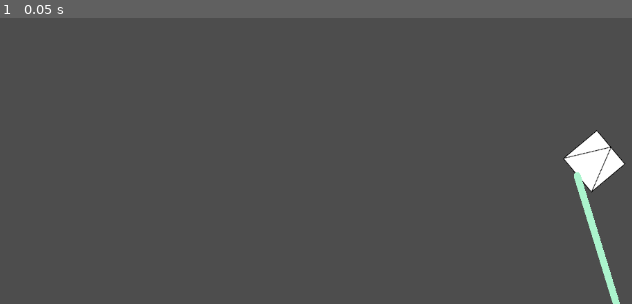
Above: before the commit, frame 1.
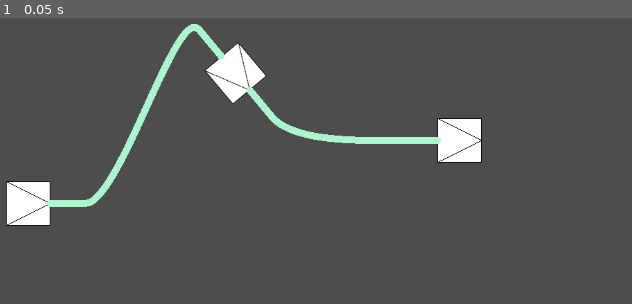
Above: after the commit, the same moment.

Repository: Vakrim/poszynach
Game: Godot game, scene res://main.tscn
Two runs of this game, one before a commit and one after it. Both use one fixed random seed, a clock stepped at 60 frames per second and the inputs below.
Inputs:
- Up to frame 1 (0.05 s): no input

The runs differ from the first frame. In frame 1, 6.9% of the frame differs, in the area x 0-99%, y 2-100%.

Commit message:
add stations line

Diff:
--- a/connection.gd
+++ b/connection.gd
@@ -1,5 +1,5 @@
 @tool
-extends Line2D
+extends Path2D
 
 @export var start_station: Station:
 	set(new_station):
@@ -11,11 +11,31 @@
 		end_station = new_station
 		update_connection()
 
+@export var station_entrance_length: float = 50:
+	set(new_length):
+		station_entrance_length = new_length
+		update_connection()
+
 func update_connection() -> void:
-	print("connection!")
-	if start_station && end_station:
-		self.set_points(PackedVector2Array([start_station.get_end().global_position, end_station.get_start().global_position]))
+	if !start_station || !end_station:
+		return
+
+	curve.clear_points()
+
+	var start_station_step = Vector2.from_angle(start_station.rotation) * station_entrance_length
+
+	curve.add_point(start_station.get_end().global_position)
+
+	curve.add_point(start_station.get_end().global_position + start_station_step, Vector2.ZERO, start_station_step)
+
+	var end_station_step = Vector2.from_angle(end_station.rotation + PI) * station_entrance_length
+
+	curve.add_point(end_station.get_start().global_position + end_station_step, end_station_step, Vector2.ZERO)
+
+	curve.add_point(end_station.get_start().global_position)
+
+	if $ConnectionLine:
+		$ConnectionLine.points = curve.get_baked_points()
 
 func _ready() -> void:
-	print("ready!")
 	update_connection()
--- /dev/null
+++ b/connection.tscn
@@ -0,0 +1,14 @@
+[gd_scene load_steps=3 format=3 uid="uid://c1rx5iwr0xdrm"]
+
+[ext_resource type="Script" path="res://connection.gd" id="1_k720t"]
+
+[sub_resource type="Curve2D" id="Curve2D_jakmb"]
+
+[node name="Connection" type="Path2D"]
+curve = SubResource("Curve2D_jakmb")
+script = ExtResource("1_k720t")
+
+[node name="ConnectionLine" type="Line2D" parent="."]
+default_color = Color(0.672263, 0.957242, 0.802406, 1)
+begin_cap_mode = 2
+end_cap_mode = 2
--- a/main.tscn
+++ b/main.tscn
@@ -1,22 +1,24 @@
 [gd_scene load_steps=3 format=3 uid="uid://dw1lfjjy50q3f"]
 
 [ext_resource type="PackedScene" uid="uid://big6vb18w4rqm" path="res://station.tscn" id="1_o7if4"]
-[ext_resource type="Script" path="res://connection.gd" id="2_2kolx"]
+[ext_resource type="PackedScene" uid="uid://c1rx5iwr0xdrm" path="res://connection.tscn" id="2_au8oa"]
 
 [node name="Node2D" type="Node2D"]
 
 [node name="Station" parent="." instance=ExtResource("1_o7if4")]
-position = Vector2(1218, 1016)
+position = Vector2(267, 503)
 
 [node name="Station2" parent="." instance=ExtResource("1_o7if4")]
-position = Vector2(1083, 442)
+position = Vector2(566, 315)
 rotation = 0.874224
 
-[node name="Connection" type="Line2D" parent="." node_paths=PackedStringArray("start_station", "end_station")]
-points = PackedVector2Array(1218, 984, 1058.45, 462.531)
-default_color = Color(0.672263, 0.957242, 0.802406, 1)
-begin_cap_mode = 2
-end_cap_mode = 2
-script = ExtResource("2_2kolx")
+[node name="Connection" parent="." node_paths=PackedStringArray("start_station", "end_station") instance=ExtResource("2_au8oa")]
 start_station = NodePath("../Station")
 end_station = NodePath("../Station2")
+
+[node name="Station3" parent="." instance=ExtResource("1_o7if4")]
+position = Vector2(889, 412)
+
+[node name="Connection2" parent="." node_paths=PackedStringArray("start_station", "end_station") instance=ExtResource("2_au8oa")]
+start_station = NodePath("../Station2")
+end_station = NodePath("../Station3")
--- a/station.tscn
+++ b/station.tscn
@@ -8,7 +8,7 @@
 script = ExtResource("2_gs17t")
 
 [node name="StationEnd" type="Node2D" parent="."]
-position = Vector2(0, -32)
+position = Vector2(32, 0)
 
 [node name="StationStart" type="Node2D" parent="."]
-position = Vector2(0, 32)
+position = Vector2(-32, 0)
Binary file changed: station.png
Not shown, changed: .gitignore
